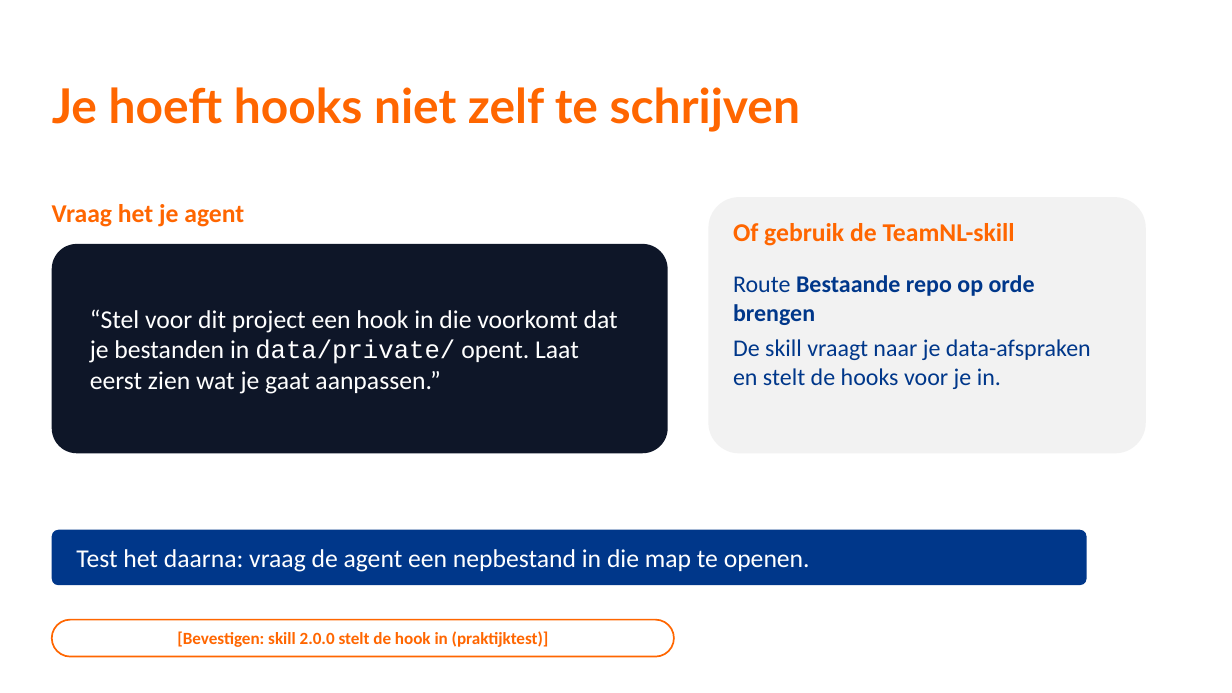
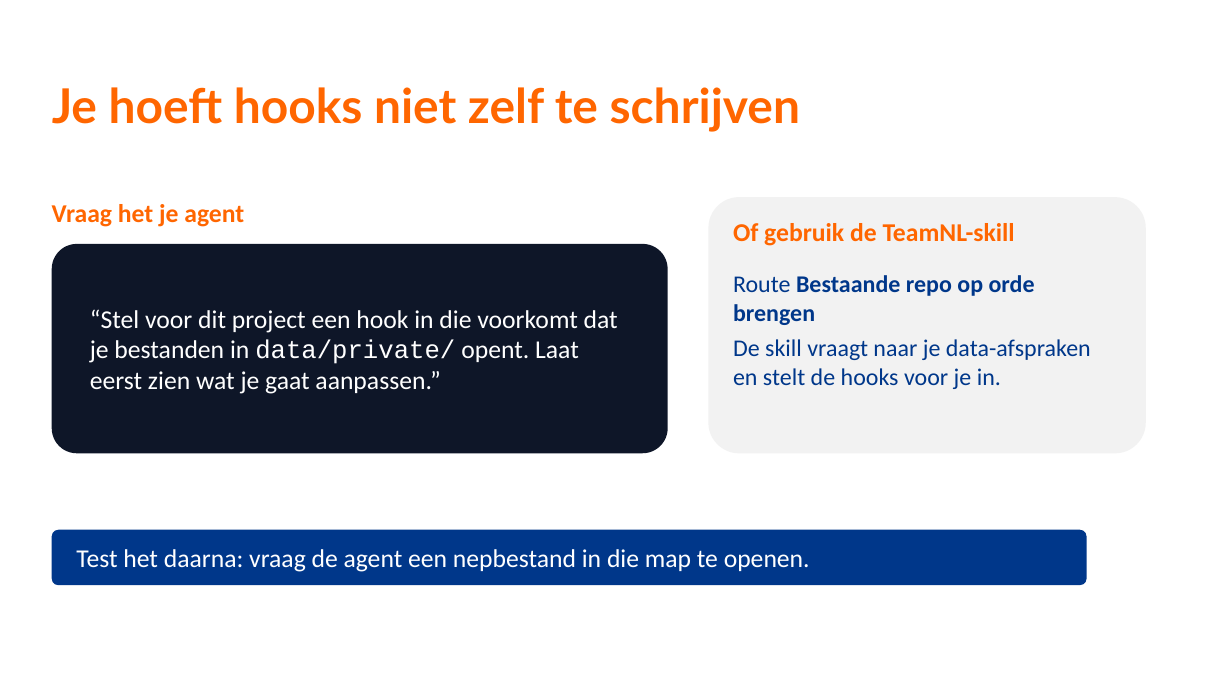
Before and after one commit to TeamNLSportScienceCentre/teamnl-agentic-engineering, a slide deck: slide 29 of docs/agentic-engineering-sessie-2.pptx. Drawn at 1232x693 pixels with LibreOffice and Linux fonts; fonts in the diff are those of the drawing; background and template pictures are left out. Boxes give left, top, right and bottom in pixels: in the first picture for what was removed or moved away, otherwise in the second. Text is boxed around its words. In the diff, an @@ line names an element or a change of style, - is before the commit and + after.

```diff
--- a/docs/agentic-engineering-sessie-2.pptx
+++ b/docs/agentic-engineering-sessie-2.pptx
@@ rounded rectangle removed at (52,620,674,657) @@
-[Bevestigen: skill 2.0.0 stelt de hook in (praktijktest)]
```
Also in this commit, not shown: 1 other slide changed.
